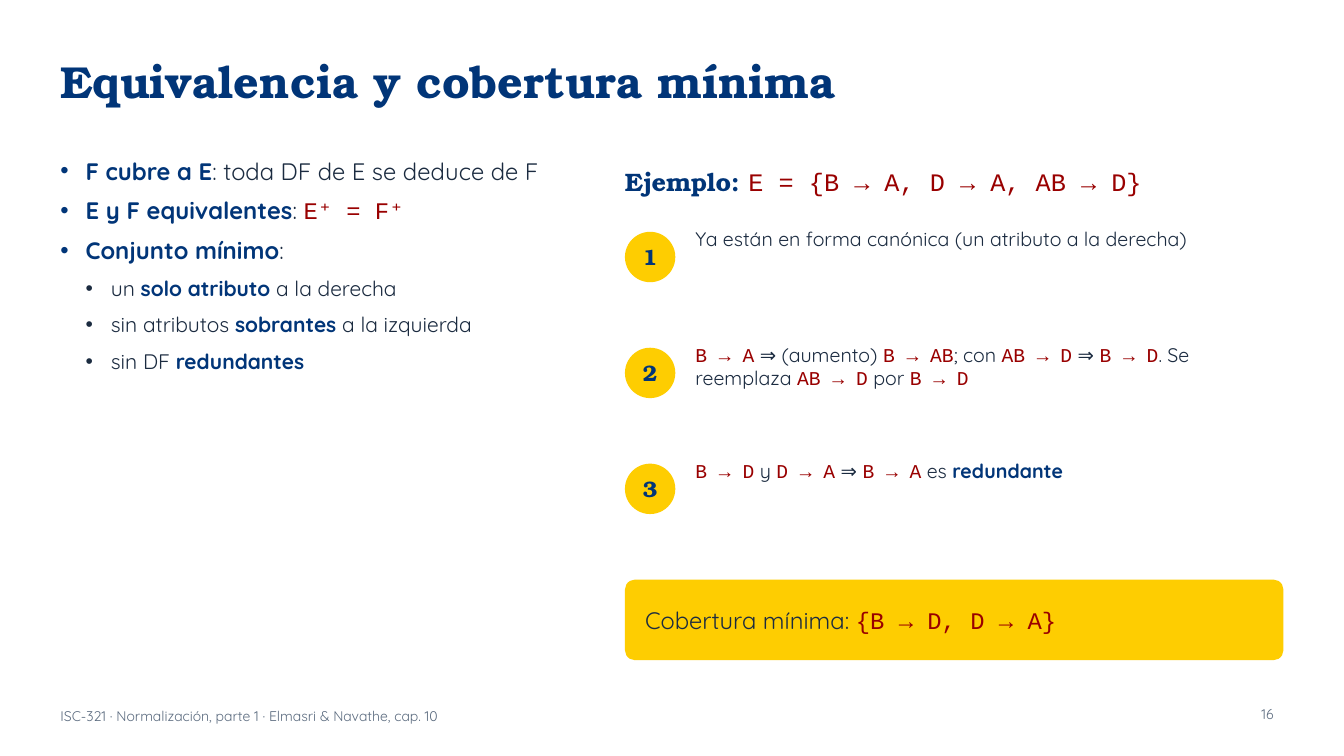
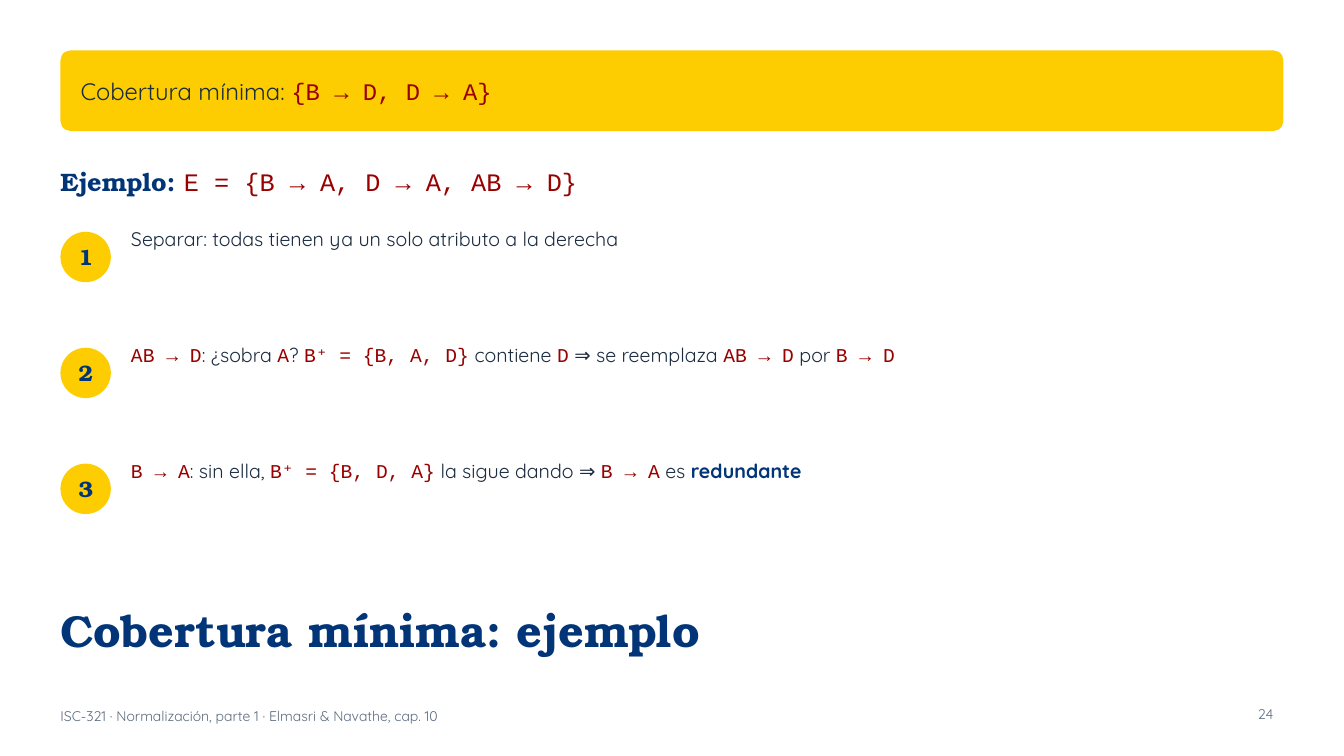
Before and after one commit to ISCODIGO/iscodigo.github.io, a slide deck: slide 24 of isc-321/unidad-3/normalizacion.pptx (slide 16 before the commit). Drawn at 1344x756 pixels with LibreOffice and Linux fonts; fonts in the diff are those of the drawing. Boxes give left, top, right and bottom in pixels: in the first picture for what was removed or moved away, otherwise in the second. Text is boxed around its words. In the diff, an @@ line names an element or a change of style, - is before the commit and + after.

```diff
--- a/isc-321/unidad-3/normalizacion.pptx
+++ b/isc-321/unidad-3/normalizacion.pptx
@@ rounded rectangle: place and size @@
-rounded rectangle at [625,580,1284,660]
+rounded rectangle at [60,50,1284,131]
@@ text "Cobertura mínima: {B → D, ...": place and size @@
-text "Cobertura mínima: {B → D, ..." at [645,611,1057,634]
+text "Cobertura mínima: {B → D, ..." at [81,82,492,105]
@@ text "Ejemplo: E = {B → ...": place and size @@
-text "Ejemplo: E = {B → ..." at [625,171,1141,197]
+text "Ejemplo: E = {B → ..." at [60,171,577,197]
@@ text removed at [86,162,538,370] @@
-• F cubre a E: toda DF de E se deduce de F
-• E y F equivalentes: E⁺ = F⁺
-• Conjunto mínimo:
-  • un solo atributo a la derecha
-  • sin atributos sobrantes a la izquierda
-  • sin DF redundantes
@@ text at [131,231,618,250]: text changed @@
-Ya están en forma canónica (un atributo a la derecha)
+Separar: todas tienen ya un solo atributo a la derecha
@@ text at [131,347,895,366]: text changed @@
-B → A ⇒ (aumento) B → AB; con AB → D ⇒ B → D. Se reemplaza AB → D por B → D
+AB → D: ¿sobra A? B⁺ = {B, A, D} contiene D ⇒ se reemplaza AB → D por B → D
@@ 3 texts, 3 ellipses: place and size @@
-3 texts, 3 ellipses at [625,232,676,514]
+3 texts, 3 ellipses at [60,232,111,514]
@@ text at [131,463,802,482]: text changed; text colour #013578 to #1B2B40 @@
-B → D y D → A ⇒ B → A es redundante
+B → A: sin ella, B⁺ = {B, D, A} la sigue dando ⇒ B → A es redundante
@@ title at [60,612,700,657]: text changed @@
-Equivalencia y cobertura mínima
+Cobertura mínima: ejemplo
@@ page number at [1258,709,1274,719]: text changed @@
-16
+24
```
Also in this commit, not shown: 29 other slides changed, 8 slides added, 1 other file.
